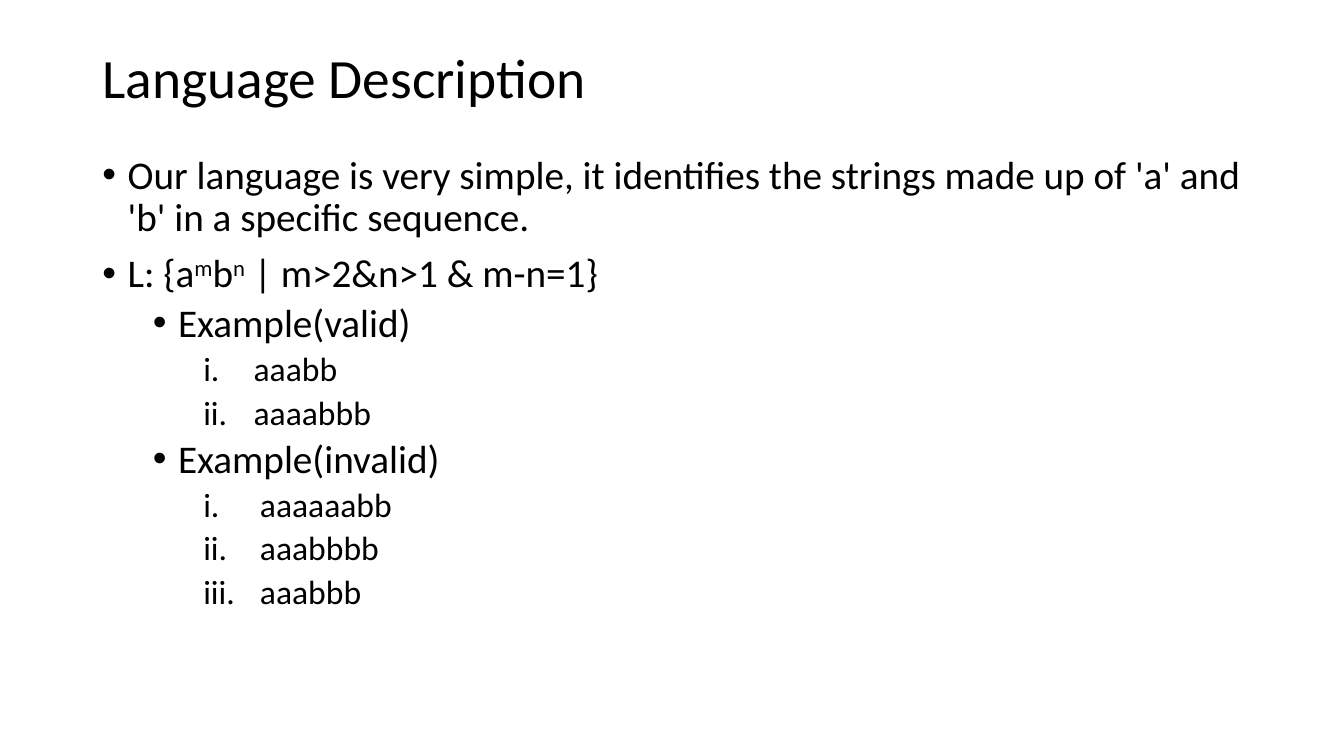
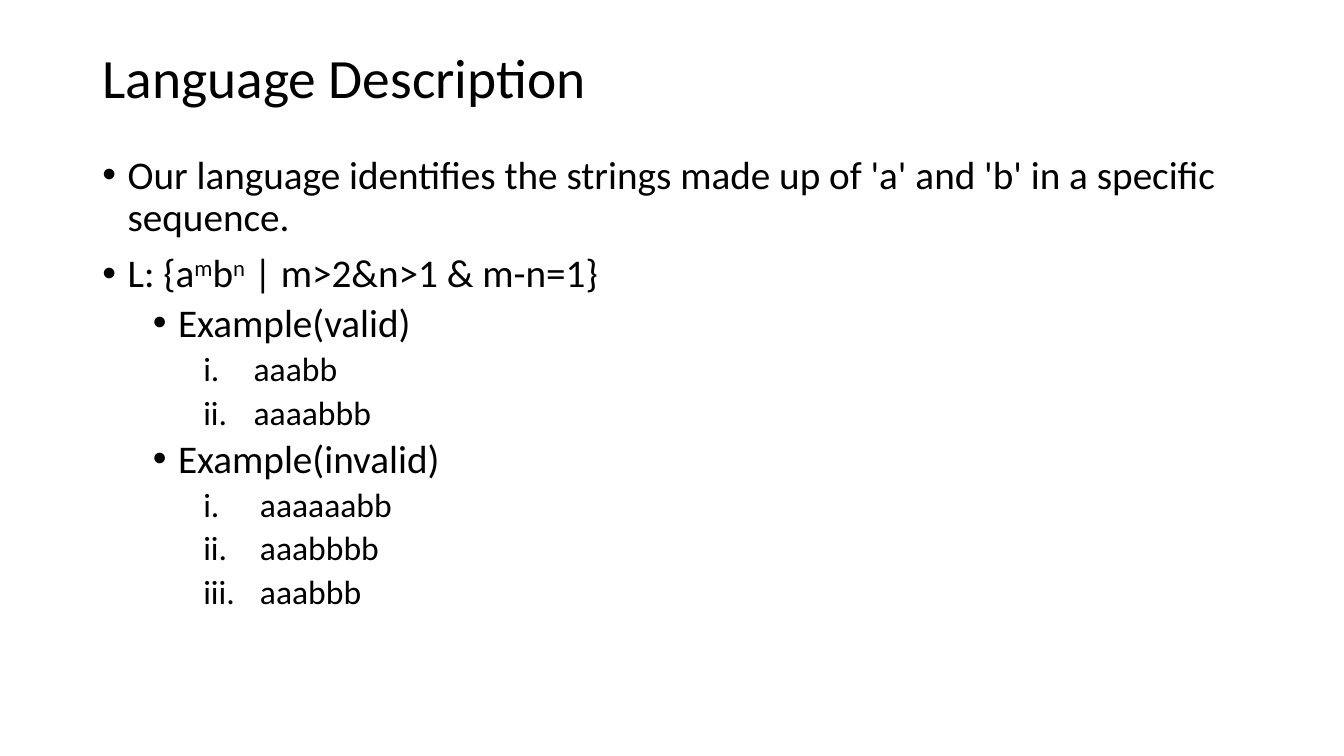
Before and after one commit to VandanFatehpuria/LT-Project-IT023-IT024, a slide deck: slide 2 of Language Translator IT2324.pptx. Drawn at 1344x756 pixels with LibreOffice and Linux fonts; fonts in the diff are those of the drawing. Boxes give left, top, right and bottom in pixels: in the first picture for what was removed or moved away, otherwise in the second. Text is boxed around its words. In the diff, an @@ line names an element or a change of style, - is before the commit and + after.

```diff
--- a/Language Translator IT2324.pptx
+++ b/Language Translator IT2324.pptx
@@ text at (x1=128, y1=161, x2=1215, y2=238): text changed @@
-• Our language is very simple, it identifies the strings made up of 'a' and 'b' in a specific sequence.
+• Our language identifies the strings made up of 'a' and 'b' in a specific sequence.
```
